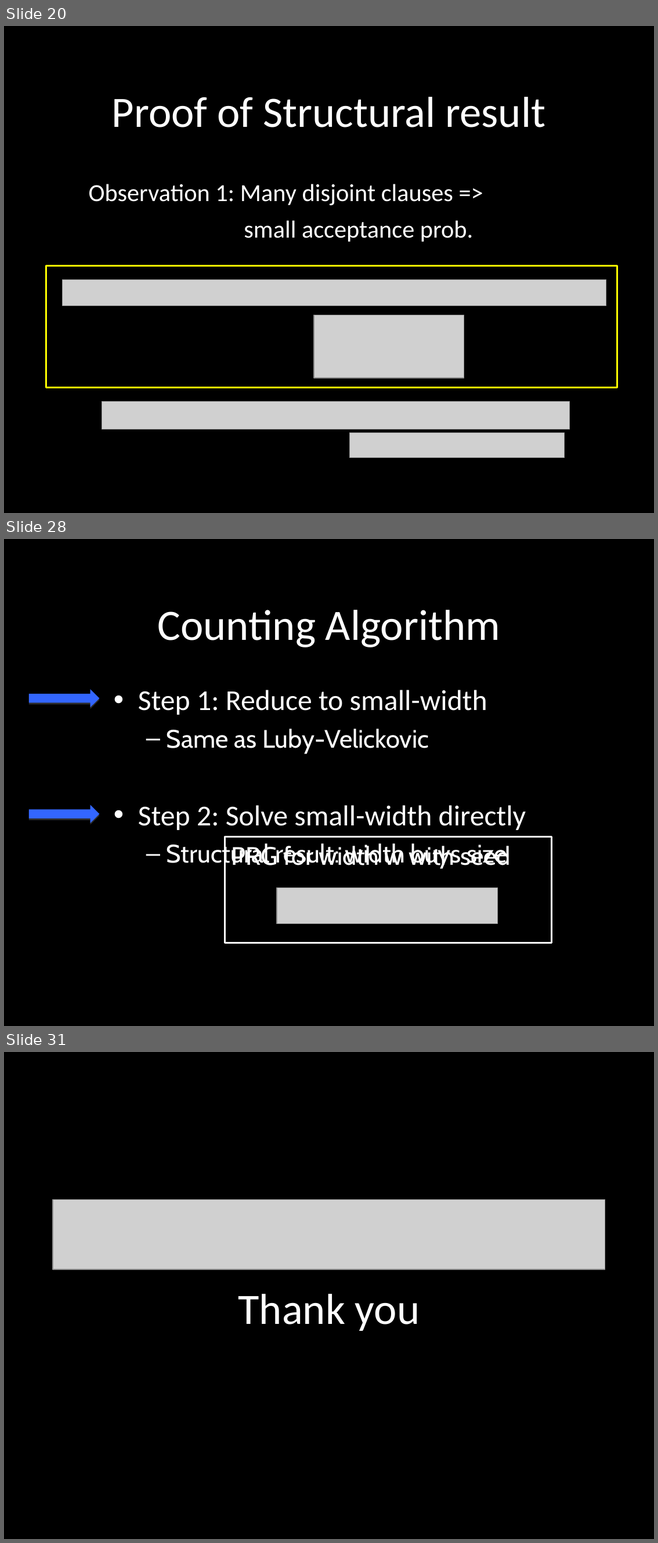
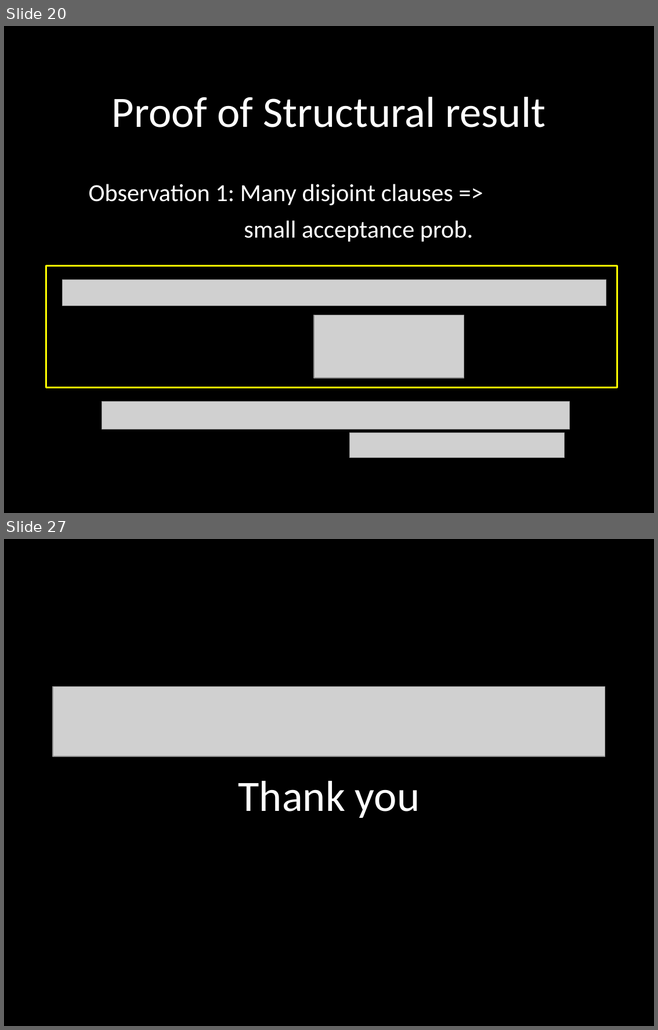
Before and after one commit to raghumeka/raghumeka.github.io, a slide deck: ccc12.ppt. Shown one above the other, each under a label of ours: slides 20, 28 and 31 before the commit, slides 20 and 27 after it; the slides between them are not shown. The pictures are 658x1543 and 658x1030 pixels, drawn with LibreOffice and Linux fonts; fonts in the diff are those of the drawing; grey boxes stand for pictures. Boxes give left, top, right and bottom in pixels: in the first picture for what was removed or moved away, otherwise in the second. Text is boxed around its words. In the diff, an @@ line names an element or a change of style, - is before the commit and + after.

```diff
--- a/ccc12.ppt
+++ b/ccc12.ppt
@@ slide 28 removed at (4,539,654,1026), background #000000 @@
@@ title removed at (157,610,500,647) @@
-Counting Algorithm
@@ right arrow removed at (30,690,99,707) @@
@@ text removed at (138,690,526,869) @@
-• Step 1: Reduce to small-width
-  – Same as Luby-Velickovic
-• Step 2: Solve small-width directly
-  – Structural result: width buys size
@@ right arrow removed at (30,806,99,823) @@
@@ rectangle removed at (224,837,551,943) @@
-PRG for width w with seed
@@ picture removed at (277,888,498,924) @@
@@ what was slide 31 is now slide 27 @@
```
Also in this commit, not shown: 11 slides changed, 1 slide added, 4 other slides removed.
